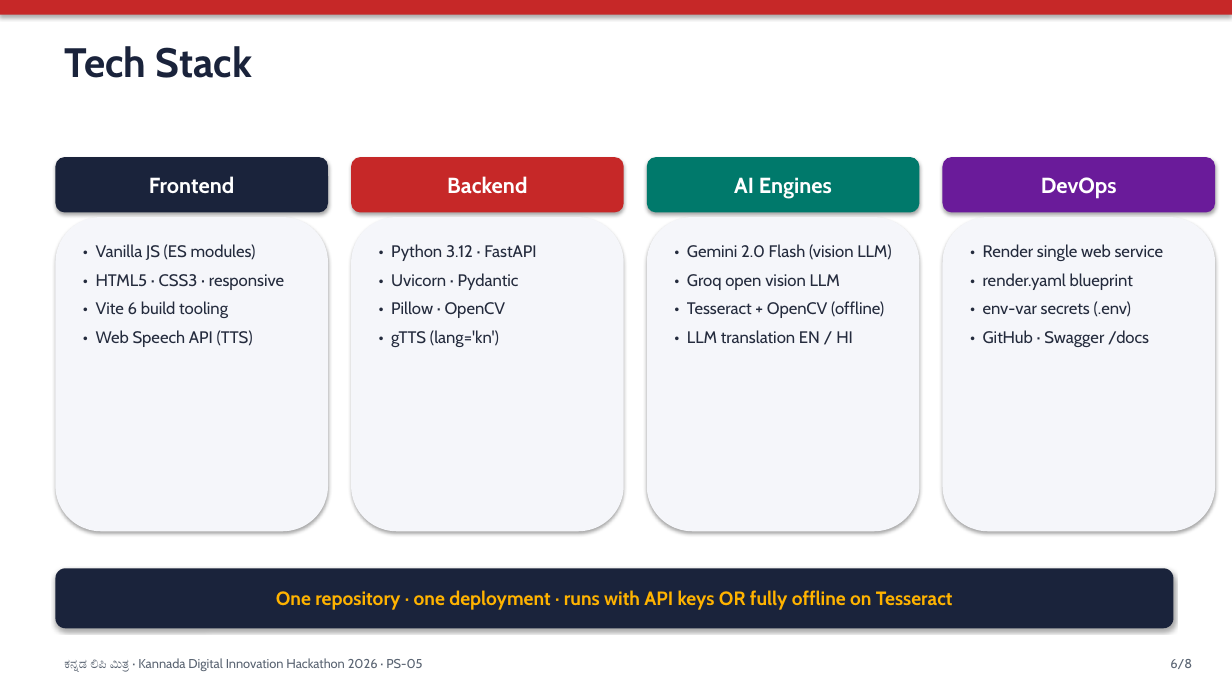
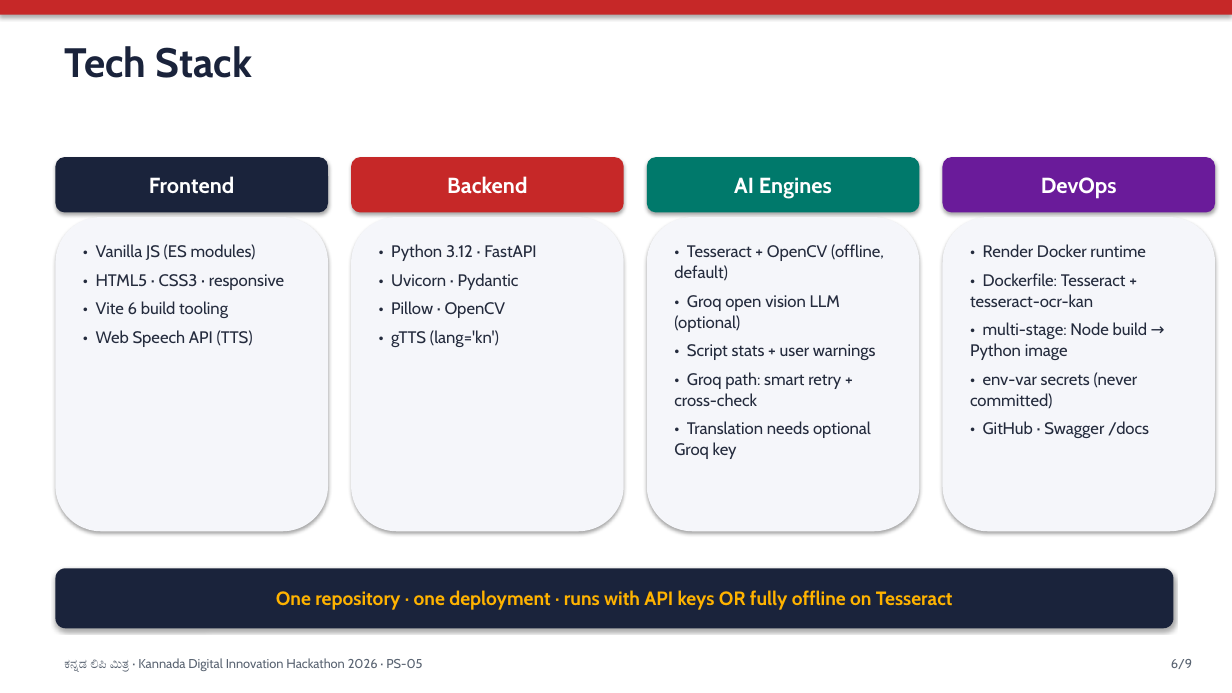
Before and after one commit to Ritika-Bhati-2266/Kannada-Text-Digitization, a slide deck: slide 6 of docs/Kannada_Lipi_Mitra_Presentation.pptx. Drawn at 1232x693 pixels with LibreOffice and Linux fonts; fonts in the diff are those of the drawing. Boxes give left, top, right and bottom in pixels: in the first picture for what was removed or moved away, otherwise in the second. Text is boxed around its words. In the diff, an @@ line names an element or a change of style, - is before the commit and + after.

Commit message:
feat: Docker runtime for Render, multi-stage image, honest accuracy docs
- render.yaml: runtime docker + dockerfilePath, drop native Python build
- Dockerfile: Node frontend build -> python:3.12-slim + tesseract-ocr-kan
- .dockerignore: exclude **/.env (backend/.env leak), .git, node_modules
- README: Docker deploy path, Measured Accuracy (4 synthetic, CER only)
- make_ppt: Docker tech stack; regenerate pptx; sample 4 labelled simulated

```diff
--- a/docs/Kannada_Lipi_Mitra_Presentation.pptx
+++ b/docs/Kannada_Lipi_Mitra_Presentation.pptx
@@ text at [674,244,884,459]: text changed @@
-• Gemini 2.0 Flash (vision LLM)
-• Groq open vision LLM
-• Tesseract + OpenCV (offline)
-• LLM translation EN / HI
+• Tesseract + OpenCV (offline, default)
+• Groq open vision LLM (optional)
+• Script stats + user warnings
+• Groq path: smart retry + cross-check
+• Translation needs optional Groq key
@@ text at [970,244,1148,409]: text changed @@
-• Render single web service
-• render.yaml blueprint
-• env-var secrets (.env)
+• Render Docker runtime
+• Dockerfile: Tesseract + tesseract-ocr-kan
+• multi-stage: Node build → Python image
+• env-var secrets (never committed)
@@ text at [1171,659,1192,669]: text changed @@
-6/8
+6/9
```
Also in this commit, not shown: 6 other slides changed, 1 slide added, 26 other files.
